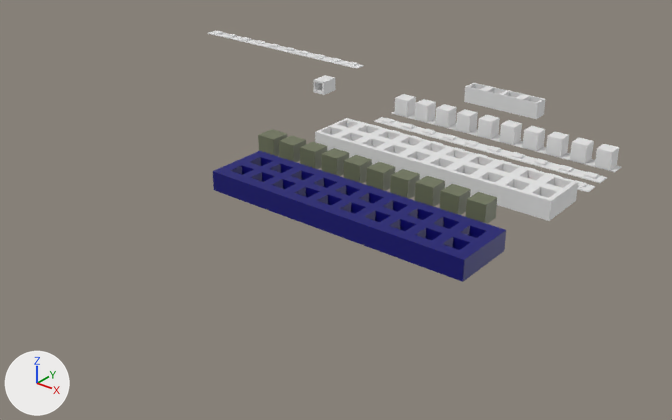
The Blender file 1 OBJECTS/CodeBlock Black Panel.blend as it was, and as the next commit left it.
One viewpoint serves both versions: a 50 mm camera at (398.0, -538.0, 226.0) aimed at (57.0, -112.0, -38.0). Arrows for +X, +Y and +Z are at lower left; the lights stay in place.

Names of what the first picture shows: 'CodeBlock Black Panel', 'Cube', 'LED STRIP', 'LED STRIP.001', 'LED STRIP.002', 'LED STRIP.003', 'LED STRIP.004', 'LED STRIP.005', 'LED STRIP.007', 'LED.008', 'LED.011', 'PANEL.001'.
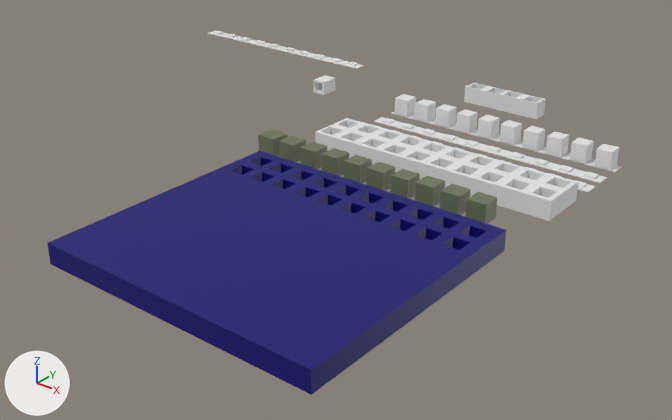
Pixel boxes (x1, y1, x2, y2) of what changed, in the pictures (672 x 420 px):
'Cube', reshaped (56% wider, 86% taller)
    before: (213, 151, 506, 282)
    after: (47, 151, 506, 395)

The change, as a list of edits to the scene's bpy script:
```text
Change me_cube_031:
    where me_cube_031.from_pydata(...)  # 190 vertices, 127 faces, 10 loose edges; spans x -0.64..6.12, y -0.89..4.18, z -2.2..0.32
    used by ob_cube; location = (50.0, -190.0, 10.0); scale = (25.0, 7.89, 4.76)
    before: 0 (-0.64, -0.89, -2.2) at pixel (213, 190), 1 (-0.64, -0.89, 0.32) at pixel (212, 171), 4 (6.12, -0.89, -2.2) at pixel (462, 281), 5 (6.12, -0.89, 0.32) at pixel (464, 259)
    me_cube_031 part 1
    add for i in [0, 1, 4, 5]: me_cube_031.vertices[i].co += Vector((0.0, -14.31, 0.0))
```
